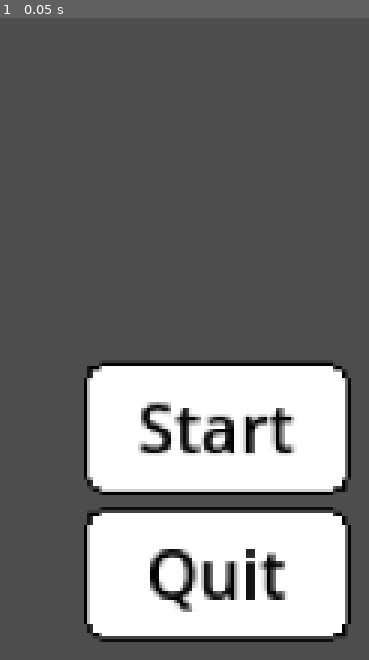
Above: before the commit, frame 1.
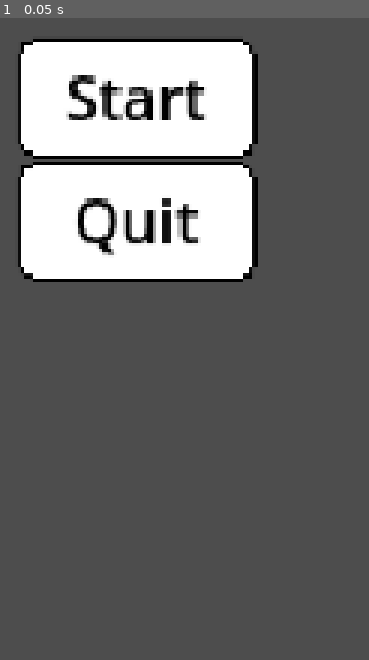
Above: after the commit, the same moment.

Repository: Future-Devs-On/Romario
Game: Godot game, scene res://Scenes/title_screen.tscn
Two runs of this game, one before a commit and one after it. Both use one fixed random seed, a clock stepped at 60 frames per second and the inputs below. Before the commit the project starts from res://title_screen.tscn.
Inputs:
- Up to frame 1 (0.05 s): no input

The runs differ from the first frame. In frame 1, 52% of the frame differs, in the area x 4-96%, y 3-98%.

Commit message:
joystick

Diff:
--- /dev/null
+++ b/Scenes/game.tscn
@@ -0,0 +1,47 @@
+[gd_scene load_steps=7 format=3 uid="uid://bj6pohkkxtspi"]
+
+[ext_resource type="PackedScene" uid="uid://bbdtb0eoux583" path="res://Scenes/Player.tscn" id="1_rbqtq"]
+[ext_resource type="PackedScene" uid="uid://c1x7s6cm33lov" path="res://Scenes/ui.tscn" id="2_fkf51"]
+[ext_resource type="PackedScene" uid="uid://cix3nke2k2uso" path="res://Scenes/pause_menu.tscn" id="2_qo7sn"]
+[ext_resource type="PackedScene" uid="uid://bwgq4tdo33bob" path="res://Scenes/joystick.tscn" id="2_uoju3"]
+[ext_resource type="Texture2D" uid="uid://dus6qecsnkupc" path="res://Sprites/icon.svg" id="3_5yqff"]
+
+[sub_resource type="RectangleShape2D" id="RectangleShape2D_ybjy3"]
+size = Vector2(116, 226)
+
+[node name="Game" type="Node2D"]
+
+[node name="Ui" parent="." instance=ExtResource("2_fkf51")]
+
+[node name="BoxContainer" type="BoxContainer" parent="Ui"]
+anchors_preset = 2
+anchor_top = 1.0
+anchor_bottom = 1.0
+offset_top = -283.0
+offset_right = 283.0
+grow_vertical = 0
+
+[node name="Joystick" parent="Ui/BoxContainer" instance=ExtResource("2_uoju3")]
+position = Vector2(190, 90)
+
+[node name="CharacterBody2D" parent="." instance=ExtResource("1_rbqtq")]
+position = Vector2(540, 320)
+
+[node name="Camera2D" type="Camera2D" parent="CharacterBody2D"]
+position = Vector2(-0.333328, -0.666679)
+scale = Vector2(0.333333, 0.333333)
+
+[node name="pause_menu" parent="." instance=ExtResource("2_qo7sn")]
+visible = false
+
+[node name="StaticBody2D" type="StaticBody2D" parent="."]
+position = Vector2(0, -114)
+
+[node name="CollisionShape2D" type="CollisionShape2D" parent="StaticBody2D"]
+position = Vector2(245, 261)
+shape = SubResource("RectangleShape2D_ybjy3")
+
+[node name="Sprite2D" type="Sprite2D" parent="StaticBody2D"]
+position = Vector2(244.5, 260.5)
+scale = Vector2(0.898437, 1.77344)
+texture = ExtResource("3_5yqff")
--- /dev/null
+++ b/Scenes/joystick.tscn
@@ -0,0 +1,28 @@
+[gd_scene load_steps=5 format=3 uid="uid://bwgq4tdo33bob"]
+
+[ext_resource type="Script" path="res://Scripts/Joystick.gd" id="1_u8dc0"]
+[ext_resource type="Texture2D" uid="uid://bf38ty7fwh23s" path="res://Sprites/Setas/joyring.png" id="2_rnua0"]
+[ext_resource type="Texture2D" uid="uid://dp33f3e2aeg2d" path="res://Sprites/Setas/joyknobpng.png" id="3_1bgm8"]
+[ext_resource type="Script" path="res://Scripts/Stick.gd" id="4_5ug3n"]
+
+[node name="Joystick" type="Node2D"]
+script = ExtResource("1_u8dc0")
+
+[node name="Joy" type="Sprite2D" parent="."]
+scale = Vector2(0.15, 0.15)
+texture = ExtResource("2_rnua0")
+
+[node name="Stick" type="Sprite2D" parent="."]
+scale = Vector2(0.05, 0.05)
+texture = ExtResource("3_1bgm8")
+script = ExtResource("4_5ug3n")
+
+[node name="Button" type="Button" parent="."]
+modulate = Color(1, 1, 1, 0)
+offset_left = -282.0
+offset_top = -282.0
+offset_right = 282.0
+offset_bottom = 282.0
+
+[connection signal="button_down" from="Button" to="Stick" method="_on_button_button_down"]
+[connection signal="button_up" from="Button" to="Stick" method="_on_button_button_up"]
--- /dev/null
+++ b/Scenes/pause_menu.tscn
@@ -0,0 +1,67 @@
+[gd_scene load_steps=3 format=3 uid="uid://cix3nke2k2uso"]
+
+[ext_resource type="Texture2D" uid="uid://buc8lqvbw4338" path="res://Sprites/start.png" id="1_4ub44"]
+[ext_resource type="Script" path="res://Scripts/pause_menu.gd" id="1_w7ru8"]
+
+[node name="pause_menu" type="CanvasLayer"]
+process_mode = 3
+script = ExtResource("1_w7ru8")
+
+[node name="ColorRect" type="ColorRect" parent="."]
+anchors_preset = 15
+anchor_right = 1.0
+anchor_bottom = 1.0
+grow_horizontal = 2
+grow_vertical = 2
+color = Color(0, 0, 0, 0.227451)
+
+[node name="VBoxContainer" type="VBoxContainer" parent="."]
+anchors_preset = 8
+anchor_left = 0.5
+anchor_top = 0.5
+anchor_right = 0.5
+anchor_bottom = 0.5
+offset_left = -100.0
+offset_top = -110.0
+offset_right = 100.0
+offset_bottom = 110.0
+grow_horizontal = 2
+grow_vertical = 2
+size_flags_horizontal = 6
+size_flags_vertical = 6
+
+[node name="Resume" type="TouchScreenButton" parent="VBoxContainer"]
+position = Vector2(4, 11)
+scale = Vector2(3, 3)
+texture_normal = ExtResource("1_4ub44")
+
+[node name="Label" type="Label" parent="VBoxContainer/Resume"]
+offset_left = 2.0
+offset_top = 2.0
+offset_right = 62.0
+offset_bottom = 30.0
+theme_override_colors/font_color = Color(0, 0, 0, 1)
+text = "Resume"
+horizontal_alignment = 1
+vertical_alignment = 1
+metadata/_edit_use_anchors_ = true
+
+[node name="Menu" type="TouchScreenButton" parent="VBoxContainer"]
+process_mode = 3
+position = Vector2(4, 116)
+scale = Vector2(3, 3)
+texture_normal = ExtResource("1_4ub44")
+
+[node name="Label" type="Label" parent="VBoxContainer/Menu"]
+offset_left = 2.0
+offset_top = 2.0
+offset_right = 62.0
+offset_bottom = 30.0
+theme_override_colors/font_color = Color(0, 0, 0, 1)
+text = "Menu"
+horizontal_alignment = 1
+vertical_alignment = 1
+metadata/_edit_use_anchors_ = true
+
+[connection signal="pressed" from="VBoxContainer/Resume" to="." method="_on_resume_pressed"]
+[connection signal="pressed" from="VBoxContainer/Menu" to="." method="_on_menu_pressed"]
--- /dev/null
+++ b/Scenes/title_screen.tscn
@@ -0,0 +1,75 @@
+[gd_scene load_steps=5 format=3 uid="uid://84heaqxcf6gu"]
+
+[ext_resource type="Script" path="res://Scripts/title_screen.gd" id="1_vlkpa"]
+[ext_resource type="Texture2D" uid="uid://buc8lqvbw4338" path="res://Sprites/start.png" id="2_j12c5"]
+
+[sub_resource type="SystemFont" id="SystemFont_sge2o"]
+
+[sub_resource type="LabelSettings" id="LabelSettings_qo0x2"]
+font = SubResource("SystemFont_sge2o")
+font_color = Color(0, 0, 0, 1)
+
+[node name="TitleScreen" type="Control"]
+layout_mode = 3
+anchors_preset = 15
+anchor_right = 1.0
+anchor_bottom = 1.0
+grow_horizontal = 2
+grow_vertical = 2
+size_flags_horizontal = 3
+script = ExtResource("1_vlkpa")
+
+[node name="VBoxContainer" type="VBoxContainer" parent="."]
+layout_mode = 1
+anchors_preset = 8
+anchor_left = 0.5
+anchor_top = 0.5
+anchor_right = 0.5
+anchor_bottom = 0.5
+offset_left = -101.0
+offset_top = -100.5
+offset_right = 101.0
+offset_bottom = 100.5
+grow_horizontal = 2
+grow_vertical = 2
+
+[node name="Start" type="TouchScreenButton" parent="VBoxContainer"]
+position = Vector2(4, 1)
+scale = Vector2(3, 3)
+texture_normal = ExtResource("2_j12c5")
+
+[node name="Label" type="Label" parent="VBoxContainer/Start"]
+texture_filter = 1
+offset_left = 2.0
+offset_top = 2.0
+offset_right = 62.0
+offset_bottom = 30.0
+theme_override_font_sizes/font_size = 1
+text = "Start
+"
+label_settings = SubResource("LabelSettings_qo0x2")
+horizontal_alignment = 1
+vertical_alignment = 1
+metadata/_edit_use_anchors_ = true
+
+[node name="Quit" type="TouchScreenButton" parent="VBoxContainer"]
+position = Vector2(4, 100)
+scale = Vector2(3, 3)
+texture_normal = ExtResource("2_j12c5")
+
+[node name="Label" type="Label" parent="VBoxContainer/Quit"]
+texture_filter = 1
+offset_left = 2.0
+offset_top = 2.0
+offset_right = 62.0
+offset_bottom = 30.0
+theme_override_font_sizes/font_size = 1
+text = "Quit
+"
+label_settings = SubResource("LabelSettings_qo0x2")
+horizontal_alignment = 1
+vertical_alignment = 1
+metadata/_edit_use_anchors_ = true
+
+[connection signal="pressed" from="VBoxContainer/Start" to="." method="_on_start_pressed"]
+[connection signal="pressed" from="VBoxContainer/Quit" to="." method="_on_quit_pressed"]
--- /dev/null
+++ b/Scenes/ui.tscn
@@ -0,0 +1,60 @@
+[gd_scene load_steps=6 format=3 uid="uid://c1x7s6cm33lov"]
+
+[ext_resource type="Texture2D" uid="uid://b7nj0o5er2jeu" path="res://Sprites/Setas/up.png" id="1_xafgi"]
+[ext_resource type="Texture2D" uid="uid://bvo7us81esd35" path="res://Sprites/Setas/down.png" id="2_ojyjj"]
+[ext_resource type="Texture2D" uid="uid://1r35epikmhag" path="res://Sprites/Setas/left.png" id="3_6omwx"]
+[ext_resource type="Texture2D" uid="uid://bmfskkup0q8jm" path="res://Sprites/Setas/right.png" id="4_vc1d2"]
+[ext_resource type="Texture2D" uid="uid://25pf7p7bjnso" path="res://Sprites/pause.png" id="5_cgueo"]
+
+[node name="Ui" type="CanvasLayer"]
+
+[node name="CntrlContainer" type="VBoxContainer" parent="."]
+visible = false
+anchors_preset = 2
+anchor_top = 1.0
+anchor_bottom = 1.0
+offset_left = 20.0
+offset_top = -240.0
+offset_right = 248.0
+offset_bottom = -20.0
+grow_vertical = 0
+
+[node name="Up" type="TouchScreenButton" parent="CntrlContainer"]
+position = Vector2(75, 5)
+scale = Vector2(5, 5)
+texture_normal = ExtResource("1_xafgi")
+action = "up_button"
+
+[node name="Down" type="TouchScreenButton" parent="CntrlContainer"]
+position = Vector2(75, 145)
+scale = Vector2(5, 5)
+texture_normal = ExtResource("2_ojyjj")
+action = "down_button"
+
+[node name="Left" type="TouchScreenButton" parent="CntrlContainer"]
+position = Vector2(4, 75)
+scale = Vector2(5, 5)
+texture_normal = ExtResource("3_6omwx")
+action = "left_button"
+
+[node name="Right" type="TouchScreenButton" parent="CntrlContainer"]
+position = Vector2(144, 75)
+scale = Vector2(5, 5)
+texture_normal = ExtResource("4_vc1d2")
+action = "right_button"
+
+[node name="PauseContainer" type="VBoxContainer" parent="."]
+anchors_preset = 1
+anchor_left = 1.0
+anchor_right = 1.0
+offset_left = -83.0
+offset_bottom = 80.0
+grow_horizontal = 0
+size_flags_horizontal = 8
+size_flags_vertical = 0
+
+[node name="Pause" type="TouchScreenButton" parent="PauseContainer"]
+position = Vector2(-25, 25)
+scale = Vector2(5, 5)
+texture_normal = ExtResource("5_cgueo")
+action = "pause"
--- /dev/null
+++ b/Scripts/Joystick.gd
@@ -0,0 +1,7 @@
+extends Node2D
+
+func _ready():
+	pass
+
+var posVector: Vector2
+@export var deadzone = 15
--- a/Scripts/Player.gd
+++ b/Scripts/Player.gd
@@ -1,18 +1,24 @@
 extends CharacterBody2D
 
 
-const Speed = 300
+var Speed = 300
 
+@onready var joystick = $"../Ui/BoxContainer/Joystick"
 
-func get_input():
-
-	var direction_x = Input.get_axis("left_button", "right_button")
-	velocity.x = direction_x * Speed
-
-	var direction_y = Input.get_axis("up_button", "down_button")
-	velocity.y = direction_y * Speed
+#func get_input():
+	#
+	#var direction_x = Input.get_axis("left_button", "right_button")
+	#velocity.x = direction_x * Speed
+	#
+	#var direction_y = Input.get_axis("up_button", "down_button")
+	#velocity.y = direction_y * Speed
 
 
 func _physics_process(delta):
-	get_input()
+	#get_input()
+	var direction = joystick.posVector
+	if direction:
+		velocity = direction * Speed
+	else:
+		velocity = Vector2(0,0)
 	move_and_slide()
--- /dev/null
+++ b/Scripts/Stick.gd
@@ -0,0 +1,41 @@
+extends Sprite2D
+
+@onready var parent = $".."
+
+var pressing = false
+
+@export var maxLength = 150
+var deadzone = 15
+
+func _ready():
+	deadzone = parent.deadzone
+	maxLength *= parent.scale.x
+
+func _process(delta):
+	if pressing:
+		if get_global_mouse_position().distance_to(parent.global_position) <= maxLength:
+			global_position = get_global_mouse_position()
+		else:
+			var angle = parent.global_position.angle_to_point(get_global_mouse_position())
+			global_position.x = parent.global_position.x + cos(angle)*maxLength
+			global_position.y = parent.global_position.y + sin(angle)*maxLength
+		calculateVector()
+	else:
+		global_position = lerp(global_position, parent.global_position, delta*50)
+		parent.posVector = Vector2(0,0)
+
+func calculateVector():
+	if abs((global_position.x - parent.global_position.x)) >= deadzone:
+		parent.posVector.x = (global_position.x - parent.global_position.x)/maxLength
+	if abs((global_position.y - parent.global_position.y)) >= deadzone:
+		parent.posVector.y = (global_position.y - parent.global_position.y)/maxLength
+
+
+
+
+func _on_button_button_down():
+	pressing = true
+
+
+func _on_button_button_up():
+	pressing = false
--- /dev/null
+++ b/Scripts/pause_menu.gd
@@ -0,0 +1,19 @@
+extends CanvasLayer
+
+func _ready():
+	visible = false
+
+func _unhandled_input(event):
+	if event.is_action_pressed("pause"):
+		visible = true
+		get_tree().paused = true
+
+func _on_resume_pressed():
+	visible = false
+	get_tree().paused = false
+
+
+
+func _on_menu_pressed():
+		get_tree().paused = false
+		get_tree().change_scene_to_file("res://Scenes/title_screen.tscn")
--- a/Scripts/title_screen.gd
+++ b/Scripts/title_screen.gd
@@ -1,18 +1,8 @@
 extends Control
 
 
-# Called when the node enters the scene tree for the first time.
-func _ready():
-	pass # Replace with function body.
-
-
-# Called every frame. 'delta' is the elapsed time since the previous frame.
-func _process(delta):
-	pass
-
-
 func _on_start_pressed():
-	get_tree().change_scene_to_file("res://game.tscn")
+	get_tree().change_scene_to_file("res://Scenes/game.tscn")
 
 
 func _on_quit_pressed():
--- a/game.tscn
+++ /dev/null
@@ -1,31 +0,0 @@
-[gd_scene load_steps=5 format=3 uid="uid://bj6pohkkxtspi"]
-
-[ext_resource type="PackedScene" uid="uid://bbdtb0eoux583" path="res://Player.tscn" id="1_rbqtq"]
-[ext_resource type="PackedScene" uid="uid://c1x7s6cm33lov" path="res://ui.tscn" id="2_fkf51"]
-[ext_resource type="Texture2D" uid="uid://dus6qecsnkupc" path="res://icon.svg" id="3_5yqff"]
-
-[sub_resource type="RectangleShape2D" id="RectangleShape2D_ybjy3"]
-size = Vector2(116, 226)
-
-[node name="Game" type="Node2D"]
-
-[node name="CharacterBody2D" parent="." instance=ExtResource("1_rbqtq")]
-position = Vector2(612, 320)
-
-[node name="Camera2D" type="Camera2D" parent="CharacterBody2D"]
-position = Vector2(-0.333328, -0.666672)
-scale = Vector2(0.333333, 0.333333)
-
-[node name="Ui" parent="." instance=ExtResource("2_fkf51")]
-
-[node name="StaticBody2D" type="StaticBody2D" parent="."]
-position = Vector2(65, -7)
-
-[node name="CollisionShape2D" type="CollisionShape2D" parent="StaticBody2D"]
-position = Vector2(245, 261)
-shape = SubResource("RectangleShape2D_ybjy3")
-
-[node name="Sprite2D" type="Sprite2D" parent="StaticBody2D"]
-position = Vector2(244.5, 260.5)
-scale = Vector2(0.898437, 1.77344)
-texture = ExtResource("3_5yqff")
--- a/project.godot
+++ b/project.godot
@@ -11,13 +11,15 @@
 [application]
 
 config/name="Jogo do romario"
-run/main_scene="res://title_screen.tscn"
+run/main_scene="res://Scenes/title_screen.tscn"
 config/features=PackedStringArray("4.2", "Mobile")
-config/icon="res://icon.svg"
+config/icon="res://Sprites/icon.svg"
 
 [display]
 
-window/size/mode=2
+window/size/viewport_width=1920
+window/size/viewport_height=1080
+window/size/mode=3
 window/stretch/mode="viewport"
 window/stretch/aspect="expand"
 
@@ -39,6 +41,10 @@
 "deadzone": 0.5,
 "events": []
 }
+pause={
+"deadzone": 0.5,
+"events": []
+}
 
 [input_devices]
 
--- a/title_screen.tscn
+++ /dev/null
@@ -1,61 +0,0 @@
-[gd_scene load_steps=5 format=3 uid="uid://84heaqxcf6gu"]
-
-[ext_resource type="Texture2D" uid="uid://buc8lqvbw4338" path="res://Sprites/start.png" id="1_gnhri"]
-[ext_resource type="Script" path="res://Scripts/title_screen.gd" id="1_l0m00"]
-
-[sub_resource type="SystemFont" id="SystemFont_yybeh"]
-
-[sub_resource type="LabelSettings" id="LabelSettings_qo0x2"]
-font = SubResource("SystemFont_yybeh")
-font_color = Color(0, 0, 0, 1)
-
-[node name="TitleScreen" type="Control"]
-layout_mode = 3
-anchors_preset = 15
-anchor_right = 1.0
-anchor_bottom = 1.0
-grow_horizontal = 2
-grow_vertical = 2
-size_flags_horizontal = 3
-script = ExtResource("1_l0m00")
-
-[node name="Start" type="TouchScreenButton" parent="."]
-position = Vector2(550, 420)
-scale = Vector2(2, 2)
-texture_normal = ExtResource("1_gnhri")
-
-[node name="Label" type="Label" parent="Start"]
-texture_filter = 1
-offset_left = 2.0
-offset_top = 2.0
-offset_right = 62.0
-offset_bottom = 30.0
-theme_override_font_sizes/font_size = 1
-text = "Start
-"
-label_settings = SubResource("LabelSettings_qo0x2")
-horizontal_alignment = 1
-vertical_alignment = 1
-metadata/_edit_use_anchors_ = true
-
-[node name="Quit" type="TouchScreenButton" parent="."]
-position = Vector2(550, 490)
-scale = Vector2(2, 2)
-texture_normal = ExtResource("1_gnhri")
-
-[node name="Label" type="Label" parent="Quit"]
-texture_filter = 1
-offset_left = 2.0
-offset_top = 2.0
-offset_right = 62.0
-offset_bottom = 30.0
-theme_override_font_sizes/font_size = 1
-text = "Quit
-"
-label_settings = SubResource("LabelSettings_qo0x2")
-horizontal_alignment = 1
-vertical_alignment = 1
-metadata/_edit_use_anchors_ = true
-
-[connection signal="pressed" from="Start" to="." method="_on_start_pressed"]
-[connection signal="pressed" from="Quit" to="." method="_on_quit_pressed"]
--- a/ui.tscn
+++ /dev/null
@@ -1,32 +0,0 @@
-[gd_scene load_steps=5 format=3 uid="uid://c1x7s6cm33lov"]
-
-[ext_resource type="Texture2D" uid="uid://b7nj0o5er2jeu" path="res://Sprites/Setas/up.png" id="1_xafgi"]
-[ext_resource type="Texture2D" uid="uid://bvo7us81esd35" path="res://Sprites/Setas/down.png" id="2_ojyjj"]
-[ext_resource type="Texture2D" uid="uid://1r35epikmhag" path="res://Sprites/Setas/left.png" id="3_6omwx"]
-[ext_resource type="Texture2D" uid="uid://bmfskkup0q8jm" path="res://Sprites/Setas/right.png" id="4_vc1d2"]
-
-[node name="Ui" type="CanvasLayer"]
-
-[node name="Up" type="TouchScreenButton" parent="."]
-position = Vector2(120, 460)
-scale = Vector2(4, 4)
-texture_normal = ExtResource("1_xafgi")
-action = "up_button"
-
-[node name="Down" type="TouchScreenButton" parent="."]
-position = Vector2(120, 560)
-scale = Vector2(4, 4)
-texture_normal = ExtResource("2_ojyjj")
-action = "down_button"
-
-[node name="Left" type="TouchScreenButton" parent="."]
-position = Vector2(70, 510)
-scale = Vector2(4, 4)
-texture_normal = ExtResource("3_6omwx")
-action = "left_button"
-
-[node name="Right" type="TouchScreenButton" parent="."]
-position = Vector2(170, 510)
-scale = Vector2(4, 4)
-texture_normal = ExtResource("4_vc1d2")
-action = "right_button"
Renamed: Player.tscn -> Scenes/Player.tscn
Binary file added: Sprites/Setas/joy.png
Not shown, added: Sprites/Setas/joy.png.import
Binary file added: Sprites/Setas/joyknobpng.png
Not shown, added: Sprites/Setas/joyknobpng.png.import
Binary file added: Sprites/Setas/joyring.png
Not shown, added: Sprites/Setas/joyring.png.import
Binary file added: Sprites/Setas/stick.png
Not shown, added: Sprites/Setas/stick.png.import
Renamed: icon.svg -> Sprites/icon.svg
Not shown, added: Sprites/icon.svg.import
Binary file added: Sprites/pause.png
(and 4 more such lines)
